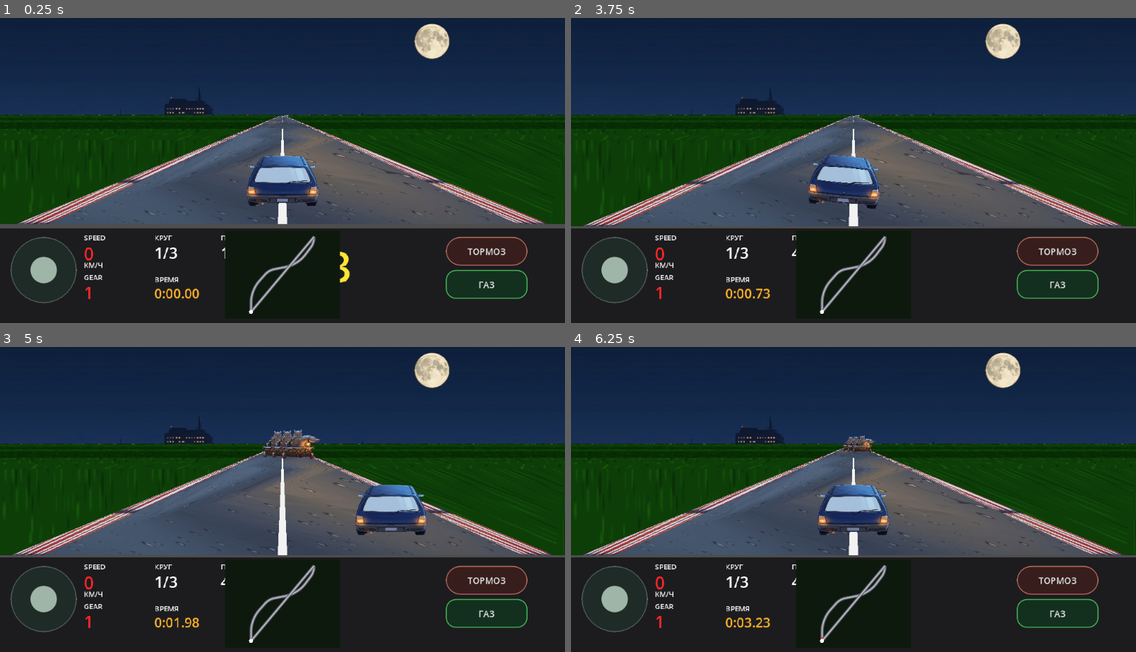
Above: before the commit, frames 1-4 (two rows, left to right).
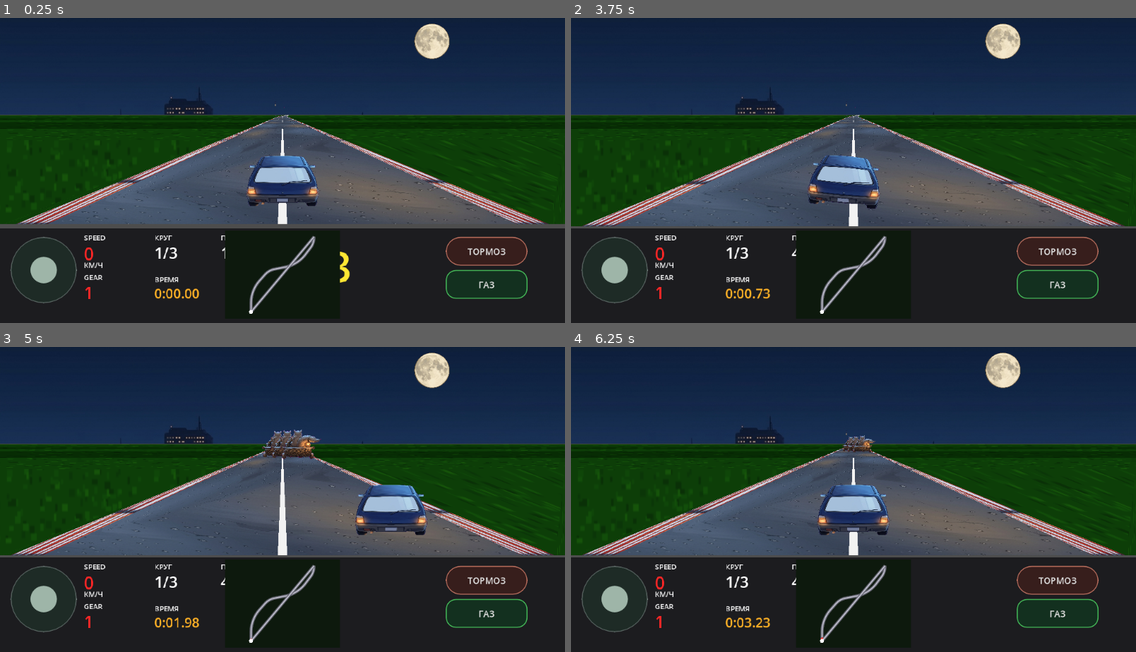
Above: after the commit, the same moments.

Repository: masterofmagic234/Arkon
Game: Godot game, scene res://scenes/level2_pseudo3d.tscn
Two runs of this game, one before a commit and one after it. Both use one fixed random seed, a clock stepped at 60 frames per second and the inputs below. This scene is started directly instead of the project's main scene.
Inputs (mouse positions are in pixels of both pictures, inside the frame that each line leads up to):
- Up to frame 1 (0.25 s): no input
- Up to frame 2 (3.75 s): click "ТОРМОЗ" at 0.5 s; click "ГАЗ" at 1.25 s; tap Enter at 2, 3.5 s; move the mouse to (977, 149) at 2.02 s; hold D (race_right) 2.03-2.75 s; click (977, 149) at 2.17 s; tap Space at 2.75 s; drag from (740, 179) to (825, 228) at 2.77 s; move the mouse to (910, 94) at 3.52 s; hold D (race_right) from 3.53 s (still down)
- Up to frame 3 (5 s): release D (race_right) at 4.25 s; drag from (254, 557) to (113, 444) at 4.27 s
- Up to frame 4 (6.25 s): move the mouse to (1023, 542) at 5.02 s; hold A (race_left) 5.03-5.75 s; drag from (684, 444) to (768, 414) at 5.77 s

The runs differ from the first frame. In frame 1, 1.6% of the frame differs, in the area x 0-100%, y 28-68%; in frame 2, 1.7%, in the area x 0-100%, y 28-69%; in frame 3, 1.7%; in frame 4, 1.6%.

Commit message:
Fix Level 2 perspective grass and world-anchored roadside props

Diff:
--- a/scripts/race_renderer_pseudo3d.gd
+++ b/scripts/race_renderer_pseudo3d.gd
@@ -15,7 +15,7 @@
 const CURVE_SMOOTH_RADIUS: int = 2
 const PLAYER_LATERAL_SCREEN_SCALE: float = 0.42
 const SEGMENT_WORLD_LEN: float = 50.0 / float(VISUAL_SUBDIVISIONS)
-const ASPHALT_UV_PER_SEGMENT: float = 0.32
+const ASPHALT_UV_PER_SEGMENT: float = 0.85
 const ROAD_STEP: int = 2
 
 const COL_SKY_TOP := Color(0.35, 0.55, 1.00)
@@ -222,24 +222,11 @@
             shw[i + 1] = next_scale * ROAD_WORLD_WIDTH * 0.5 * w * ROAD_SCREEN_SCALE
 
 
-    # Paint the ground below the horizon first. The road is drawn afterwards,
-    # so this remains only the visible side field, while also covering the
-    # near-camera projection area where samples collapse onto the same Y.
-    if grass_far_texture != null:
-        draw_texture_rect(
-            grass_far_texture,
-            Rect2(0.0, horizon_y, w, h - horizon_y),
-            true,
-            Color(0.78, 0.88, 0.78, 1.0)
-        )
-    else:
-        draw_rect(Rect2(0.0, horizon_y, w, h - horizon_y), COL_GRASS_DARK, true)
-
     # Grass follows the same perspective bands as the old speed simulation.
     # Each side is a trapezoid per road step, so the texture never sits as a
     # flat full-screen overlay on top of the race surface.
-    const GRASS_UV_PER_SEGMENT: float = 0.18
-    const GRASS_UV_ACROSS: float = 3.0
+    const GRASS_UV_PER_SEGMENT: float = 0.55
+    const GRASS_UV_ACROSS: float = 1.5
 
     var gi: int = FAR_SEGMENTS - 2
     while gi >= 0:
@@ -375,64 +362,66 @@
     if oak_texture == null and pine_texture == null and lamp_texture == null:
         return
 
-    # Props are anchored to WORLD segments, not to the renderer's fixed visual
-    # sample indices. The same tree/lamp therefore moves continuously toward
-    # the camera instead of being replaced by a new prop every segment.
+    # Roadside props are anchored to FIXED WORLD SEGMENTS. We do not derive
+    # their identity from the renderer's sampled screen index: doing that made
+    # trees/lights jump to new positions as the camera crossed samples.
     var cam_seg: int = player_car.segment_index % track_size
     var cam_progress: float = clampf(player_car.segment_progress, 0.0, 0.9999)
-
-    const FIRST_PROP_OFFSET: int = 2
-    const LAST_PROP_OFFSET: int = 64
-    const PROP_SPACING: int = 3
-    const PROP_WORLD_OFFSET: float = 2.4
-    const TREE_WORLD_WIDTH: float = 5.5
-    const TREE_WORLD_HEIGHT: float = 8.0
-    const LAMP_WORLD_WIDTH: float = 1.2
-    const LAMP_WORLD_HEIGHT: float = 7.0
-
-    var world_offset: int = LAST_PROP_OFFSET
-    while world_offset >= FIRST_PROP_OFFSET:
-        # Convert the world-segment position into the already projected
-        # subsegment arrays. Fractional progress is preserved.
-        var visual_pos: float = (float(world_offset) - cam_progress) * float(VISUAL_SUBDIVISIONS)
-        var i0: int = int(floor(visual_pos))
-        var t: float = visual_pos - float(i0)
-
-        if i0 >= 0 and i0 + 1 < FAR_SEGMENTS:
-            var road_cx: float = lerpf(ssx[i0], ssx[i0 + 1], t)
-            var road_half: float = lerpf(shw[i0], shw[i0 + 1], t)
-            var screen_y: float = lerpf(ssy[i0], ssy[i0 + 1], t)
-
-            if screen_y > horizon_y + 2.0 and screen_y < 496.0:
-                var dz: float = (float(world_offset) - cam_progress) * RaceLevelData.SEGMENT_HEIGHT + CAMERA_BEHIND
-                dz = maxf(1.0, dz)
-                var perspective_scale: float = CAMERA_DEPTH / dz
-                var screen_world_scale: float = perspective_scale * w * ROAD_SCREEN_SCALE
-
-                # Keep a real world-space shoulder distance. It grows/shrinks
-                # with perspective together with the road, rather than jumping
-                # when the road width changes.
-                var side: float = -1.0 if posmod(cam_seg + world_offset, 2) == 0 else 1.0
-                var outer_x: float = road_cx + side * (
-                    road_half + screen_world_scale * PROP_WORLD_OFFSET
-                )
-
-                var prop_seg: int = posmod(cam_seg + world_offset, track_size)
-
-                if posmod(prop_seg, 6) == 0 and lamp_texture != null:
-                    var lamp_w: float = clampf(screen_world_scale * LAMP_WORLD_WIDTH, 7.0, 90.0)
-                    var lamp_h: float = clampf(screen_world_scale * LAMP_WORLD_HEIGHT, 12.0, 220.0)
-                    _draw_billboard(lamp_texture, outer_x, screen_y, lamp_w, lamp_h)
-                elif posmod(prop_seg, 3) == 0:
-                    var tree_tex: Texture2D = pine_texture if (
-                        posmod(prop_seg / 3, 2) == 0 and pine_texture != null
-                    ) else oak_texture
-                    if tree_tex != null:
-                        var tree_w: float = clampf(screen_world_scale * TREE_WORLD_WIDTH, 10.0, 280.0)
-                        var tree_h: float = clampf(screen_world_scale * TREE_WORLD_HEIGHT, 14.0, 380.0)
-                        _draw_billboard(tree_tex, outer_x, screen_y, tree_w, tree_h)
-
-        world_offset -= PROP_SPACING
+    var camera_pos: float = float(cam_seg) + cam_progress
+    var camera_track_x: float = _smooth_track_x(camera_pos)
+
+    const PROP_PHASE: float = 2.0
+    const PROP_SPACING: float = 4.0
+    const PROP_COUNT: int = 56
+
+    # Find the first stable world-space anchor in front of the camera.
+    var anchor_index: int = int(floor((camera_pos - PROP_PHASE) / PROP_SPACING)) + 1
+
+    for prop_index in range(PROP_COUNT):
+        var world_pos: float = PROP_PHASE + float(anchor_index + prop_index) * PROP_SPACING
+        var distance_segments: float = world_pos - camera_pos
+        if distance_segments <= 0.25:
+            continue
+
+        var world_seg: int = int(floor(world_pos))
+        var seg_idx: int = posmod(world_seg, track_size)
+
+        var dz: float = distance_segments * RaceLevelData.SEGMENT_HEIGHT + CAMERA_BEHIND
+        if dz <= 1.0:
+            continue
+
+        var perspective: float = CAMERA_DEPTH / dz
+        var road_center_world: float = _smooth_track_x(world_pos)
+        var road_center_screen: float = w * 0.5 + perspective * (road_center_world - camera_track_x) * w * 0.5
+        var road_half_screen: float = perspective * ROAD_WORLD_WIDTH * 0.5 * w * ROAD_SCREEN_SCALE
+
+        # Keep props outside the road. This offset is world-space and therefore
+        # follows the same perspective law as the road itself.
+        var roadside_margin: float = perspective * w * 0.18
+        var side: float = -1.0 if posmod(world_seg, 2) == 0 else 1.0
+        var center_x: float = road_center_screen + side * (road_half_screen + roadside_margin)
+
+        var screen_y: float = horizon_y + (496.0 - horizon_y) * CAMERA_BEHIND / dz
+        if screen_y <= horizon_y + 2.0 or screen_y > 496.0:
+            continue
+
+        # Project a real world-space object height. Near trees are deliberately
+        # large enough to dominate the player's Oka when they pass close to it.
+        var size_basis: float = maxf(road_half_screen, 8.0)
+        var tree_width: float = size_basis * 1.75
+        var tree_height: float = size_basis * 2.75
+        var lamp_width: float = size_basis * 0.52
+        var lamp_height: float = size_basis * 2.65
+
+        # Type is also anchored to the fixed world segment, so the same place
+        # on the circuit always contains the same visual prop.
+        if posmod(seg_idx, 6) == 0 and lamp_texture != null:
+            _draw_billboard(lamp_texture, center_x, screen_y, lamp_width, lamp_height)
+        elif posmod(seg_idx, 3) == 0:
+            var tree_tex: Texture2D = pine_texture if (posmod(seg_idx / 3, 2) == 0 and pine_texture != null) else oak_texture
+            if tree_tex != null:
+                _draw_billboard(tree_tex, center_x, screen_y, tree_width, tree_height)
+
 
 func _draw_ai_cars(w: float, h: float, horizon_y: float) -> void:
     if player_car == null:
